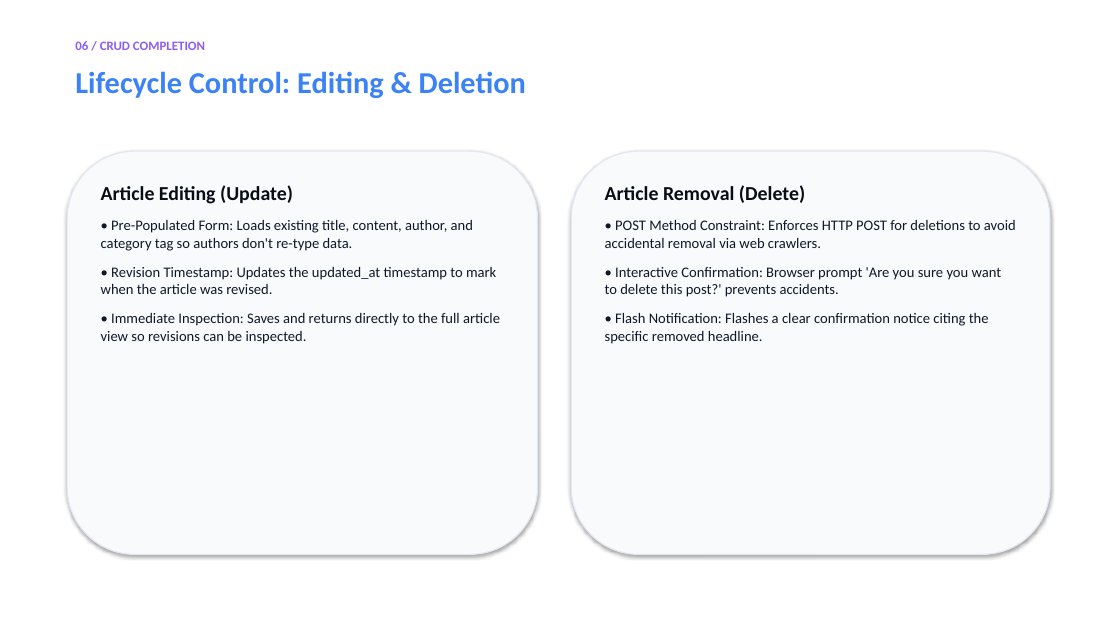
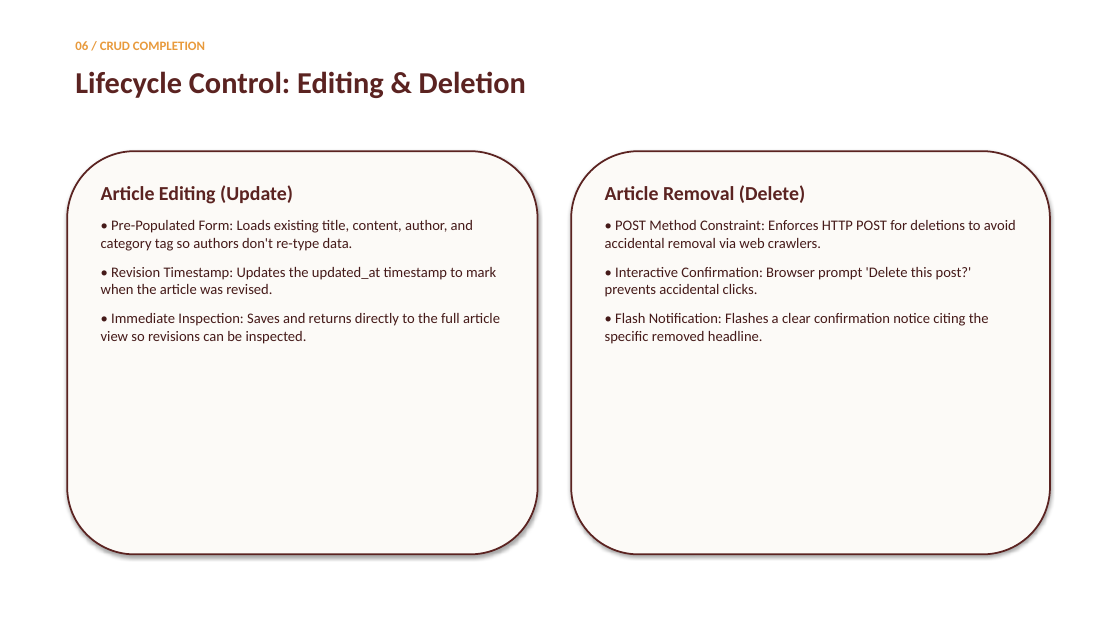
Before and after one commit to Ryzen2310/Blog, a slide deck: slide 7 of Blog project/presentation.pptx. Drawn at 1120x630 pixels with LibreOffice and Linux fonts; fonts in the diff are those of the drawing. Boxes give left, top, right and bottom in pixels: in the first picture for what was removed or moved away, otherwise in the second. Text is boxed around its words. In the diff, an @@ line names an element or a change of style, - is before the commit and + after.

```diff
--- a/Blog project/presentation.pptx
+++ b/Blog project/presentation.pptx
@@ text "06 / CRUD COMPLETION" at [75, 41, 205, 50]: text colour #8B5CF6 to #E89A3C @@
@@ text "Lifecycle Control: Editing & Deletion" at [75, 71, 526, 98]: text colour #3B82F6 to #5B2321 @@
@@ rounded rectangle at [67, 151, 538, 555]: fill #F8FAFC to #FCFAF7; outline #E2E8F0 1 pt to #5B2321 1.5 pt @@
@@ text "Article Editing (Update)" at [101, 185, 500, 344]: text colour #090D16 to #5B2321 in "Article Editing (Update)"; text colour #0F172A to #451A19 @@
@@ rounded rectangle at [571, 151, 1050, 555]: fill #F8FAFC to #FCFAF7; outline #E2E8F0 1 pt to #5B2321 1.5 pt @@
@@ text at [605, 185, 1016, 344]: text colour #090D16 to #5B2321 in "Article Removal (Delete)"; text colour #0F172A to #451A19 in "• POST Method Constraint: Enforces HTTP POST ...", "• Flash Notification: Flashes a clear confirmation ..." @@
@@ text at [605, 267, 972, 297]: text changed; text colour #0F172A to #451A19 @@
-• Interactive Confirmation: Browser prompt 'Are you sure you want to delete this post?' prevents accidents.
+• Interactive Confirmation: Browser prompt 'Delete this post?' prevents accidental clicks.
```
Also in this commit, not shown: 9 other slides changed, 17 other files.
